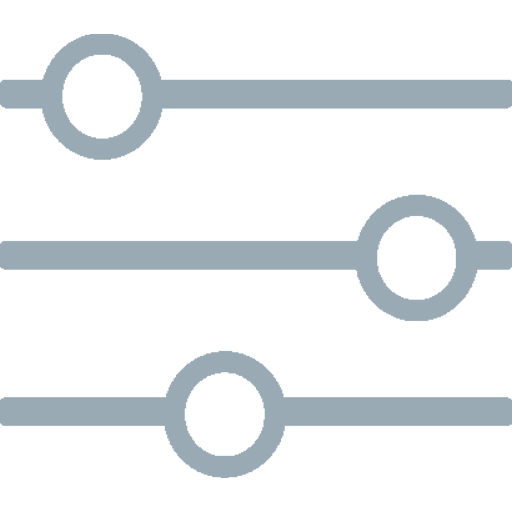
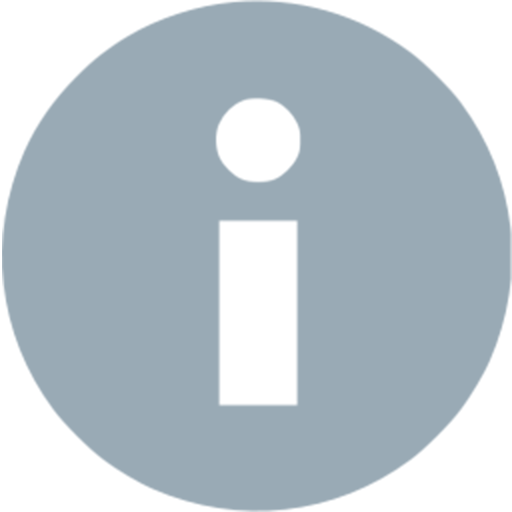
Layered file, before and after one edit (512x512). Changes by layer:
added layer "info" above "vector60-6879-01" over [2, 0, 512, 512]
hid "vector60-6879-01" over [0, 34, 512, 478]
